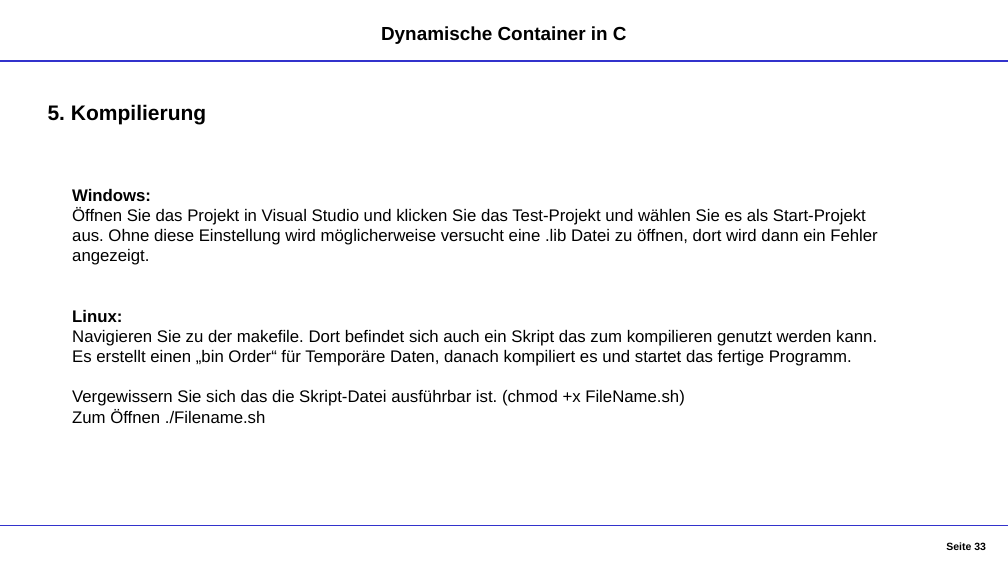
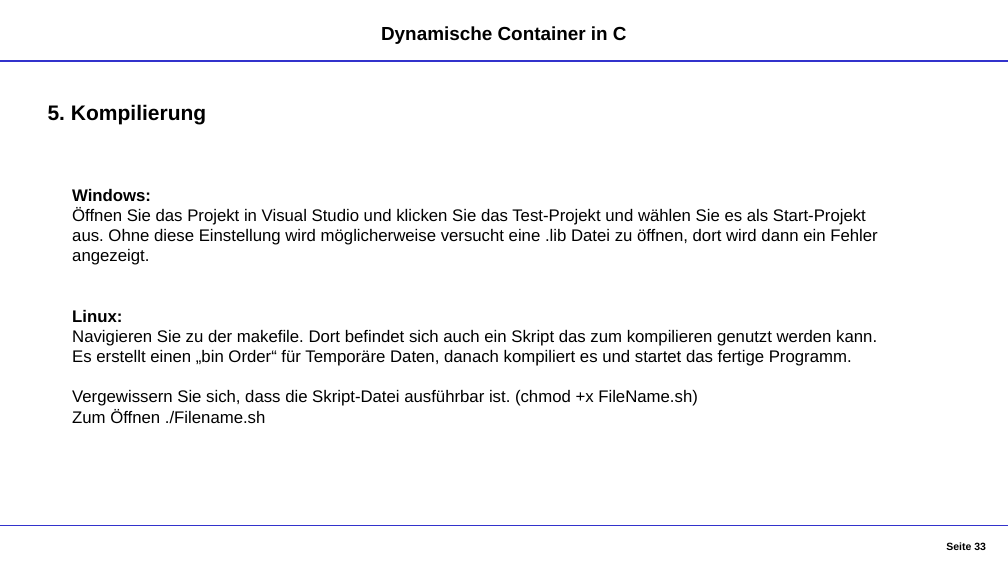
Before and after one commit to DennisGoss99/InPr_DynamicCollections, a slide deck: slide 33 of Dokumentation/Container - Präsentation.pptx. Drawn at 1008x567 pixels with LibreOffice and Linux fonts; fonts in the diff are those of the drawing. Boxes give left, top, right and bottom in pixels: in the first picture for what was removed or moved away, otherwise in the second. Text is boxed around its words. In the diff, an @@ line names an element or a change of style, - is before the commit and + after.

Commit message:
updated Powerpoint

```diff
--- a/Dokumentation/Container - Präsentation.pptx
+++ b/Dokumentation/Container - Präsentation.pptx
@@ text at (72, 390, 698, 406): text changed @@
-Vergewissern Sie sich das die Skript-Datei ausführbar ist. (chmod +x FileName.sh)
+Vergewissern Sie sich, dass die Skript-Datei ausführbar ist. (chmod +x FileName.sh)
```
Also in this commit, not shown: 1 other file.
